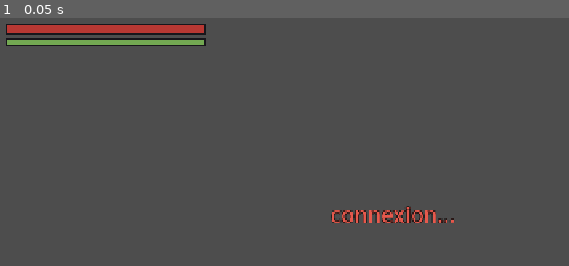
Above: before the commit, frame 1.
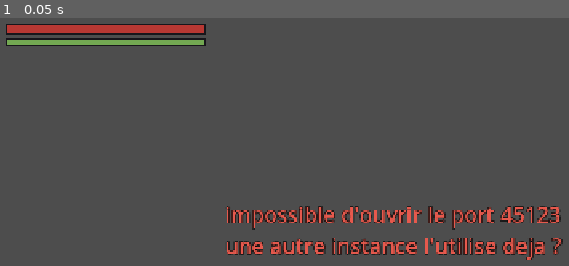
Above: after the commit, the same moment.

Repository: babaciudad/jeuv1
Game: Godot game, scene res://scenes/main.tscn
Two runs of this game, one before a commit and one after it. Both use one fixed random seed, a clock stepped at 60 frames per second and the inputs below.
Inputs:
- Up to frame 1 (0.05 s): no input

The runs differ from the first frame. In frame 1, 4.7% of the frame differs, in the area x 39-99%, y 75-98%.

Commit message:
Afficher a l'ecran la raison d'un echec de session
Le port deja pris est le cas le plus frequent, et jusqu'ici le jeu restait
bloque sur 'connexion...' sans jamais dire pourquoi. Le message nomme le port
et la cause probable.

Diff:
--- a/src/net/net_bootstrap.gd
+++ b/src/net/net_bootstrap.gd
@@ -35,6 +35,10 @@
 var sync: WorldSync
 var history: CommandHistory = CommandHistory.new()
 
+## Raison de l'échec de session, vide tant que tout va bien. Lue par
+## l'interface : un joueur ne doit jamais rester devant un écran muet.
+var failure_reason: String = ""
+
 var _ping_seq: int = 0
 var _frames_since_ping: int = PING_INTERVAL_FRAMES
 var _started: bool = false
@@ -65,7 +69,16 @@
 	else:
 		err = enet.join(options.address, options.port)
 	if err != OK:
-		session_failed.emit("transport ENet indisponible (erreur %d)" % err)
+		# Message actionnable, pas un code d'erreur : la cause la plus
+		# fréquente est une instance déjà lancée sur le même port, et
+		# l'écran doit le dire au lieu d'attendre indéfiniment.
+		if is_host():
+			failure_reason = "impossible d'ouvrir le port %d\nune autre instance l'utilise deja ?" \
+				% options.port
+		else:
+			failure_reason = "connexion a %s:%d impossible" % [options.address, options.port]
+		push_error(failure_reason)
+		session_failed.emit(failure_reason)
 		return
 
 	# Toujours décoré, même sans latence ni perte : un seul chemin de code.
--- a/src/presentation/hud.gd
+++ b/src/presentation/hud.gd
@@ -101,6 +101,10 @@
 	_status.position = Vector2(0.0, viewport.y * 0.42)
 	_boss_root.position = Vector2((viewport.x - BAR_WIDTH * 1.8) * 0.5, viewport.y - 64.0)
 
+	if _bootstrap != null and not _bootstrap.failure_reason.is_empty():
+		_status.text = _bootstrap.failure_reason
+		_prompt.text = ""
+		return
 	if _bootstrap == null or _bootstrap.world == null:
 		_status.text = "connexion..."
 		return
